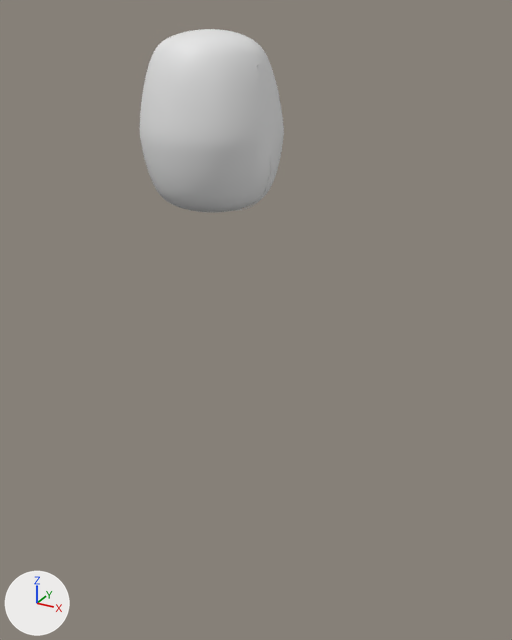
The Blender file Tesla Robot/Robot_tes.blend, before and after one commit.
Both versions are drawn from a 50 mm lens placed at (5.62, -9.45, 1.32), pointed at (0.24, 0.32, -3.56). Arrows for +X, +Y and +Z are at lower left; the lights stay in place. The picture after the commit comes second.
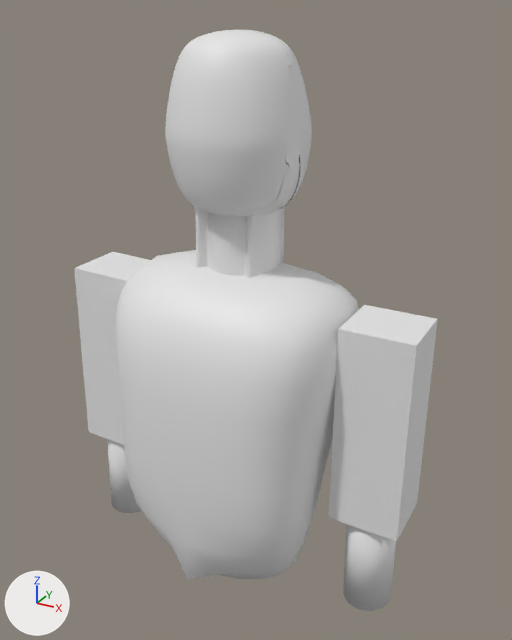
What differs and where, as boxes (x1, y1, x2, y2) in the pictures (512 x 640 px):
'Cube', added: after (115, 250, 359, 580)
'Cube.001', added: after (74, 252, 438, 541)
'Sphere.001', moved: before (140, 29, 262, 212); after (165, 29, 292, 216)
'Sphere', reshaped, moved: before (202, 29, 284, 212); after (194, 30, 312, 278)
'Cylinder', added: after (107, 439, 396, 611)
part 1 of me_sphere_001, built on: after (194, 188, 291, 278)

The change, as a list of edits to the scene's bpy script:
```text
Change me_sphere_001:
    used by ob_sphere; location = (-0.44, 0.15, -0.45); scale = (1.11, 1.11, 1.11)
    remove me_sphere_001.from_pydata(...)  # 1620 vertices, 1413 faces, 14 loose edges; spans x -1.01..1.01, y -0.5..1.01, z -1.11..1.35
    add me_sphere_001.from_pydata(...)  # 2581 vertices, 2396 faces, 10 loose edges; spans x -1.01..1.01, y -0.51..1.01, z -2.16..1.35
    me_sphere_001 part 1: 358 vertices removed from x -0.56..0.47, y -0.38..0.56, z -1.11..-1.0; 1319 vertices added at x -0.77..0.71, y -0.51..0.77, z -2.16..-0.86
Add me_cylinder:
    me_cylinder.from_pydata(...)  # 64 vertices, 34 faces; spans x 2.18..3.08, y -0.39..0.51, z -8.27..-6.27
    me_cylinder.polygons.foreach_set('use_smooth', [True] * 34)
Add me_cube_001:
    me_cube_001.from_pydata([(3.17, 0.62, -2.98), (3.21, 0.62, -6.46), (3.17, -0.45, -2.98), (3.21, -0.45, -6.46), (1.97, 0.62, -3.0), (2.02, 0.62, -6.48), (1.97, -0.45, -3.0), (2.02, -0.45, -6.48)], [], [(5, 1, 3, 7), (5, 4, 0, 1), (7, 6, 4, 5), (3, 2, 6, 7), (0, 4, 6, 2), (1, 0, 2, 3)])
Add me_cube:
    me_cube.from_pydata(...)  # 19 vertices, 16 faces, 1 loose edge; spans x -1.49..1.6, y -1.0..1.05, z -2.09..1.02
    me_cube.polygons.foreach_set('use_smooth', [True] * 16)
Change ob_sphere:
    ob_sphere.location: (-0.44, 0.15, -0.45) -> (0.04, 0.15, -0.45)
Change ob_sphere_001:
    ob_sphere_001.location: (-0.44, 0.15, -0.45) -> (0.04, 0.15, -0.45)
Add ob_cylinder:
    ob_cylinder = bpy.data.objects.new('Cylinder', me_cylinder)
    ob_cylinder.location = (0.14, 0.0, 0.0)
    ob_cylinder.rotation_euler = (0.0, 0.0132, 0.0)  # degrees (0, 0.8, 0)
    ob_cylinder.scale = (0.995, 1.0, 1.0)
    _m = ob_cylinder.modifiers.new('Mirror', 'MIRROR')
Add ob_cube_001:
    ob_cube_001 = bpy.data.objects.new('Cube.001', me_cube_001)
    ob_cube_001.location = (0.14, 0.0, 0.0)
    ob_cube_001.rotation_euler = (0.0, 0.0132, 0.0)  # degrees (0, 0.8, 0)
    ob_cube_001.scale = (0.995, 1.0, 1.0)
    _m = ob_cube_001.modifiers.new('Mirror', 'MIRROR')
Add ob_cube:
    ob_cube = bpy.data.objects.new('Cube', me_cube)
    ob_cube.location = (0.02, 0.0, -5.07)
    ob_cube.rotation_euler = (-0.0261, 0.0, 0.0)  # degrees (-1.5, 0, 0)
    ob_cube.scale = (1.85, 1.65, 2.71)
    _m = ob_cube.modifiers.new('Subdivision', 'SUBSURF')
    _m.levels = 2
```
